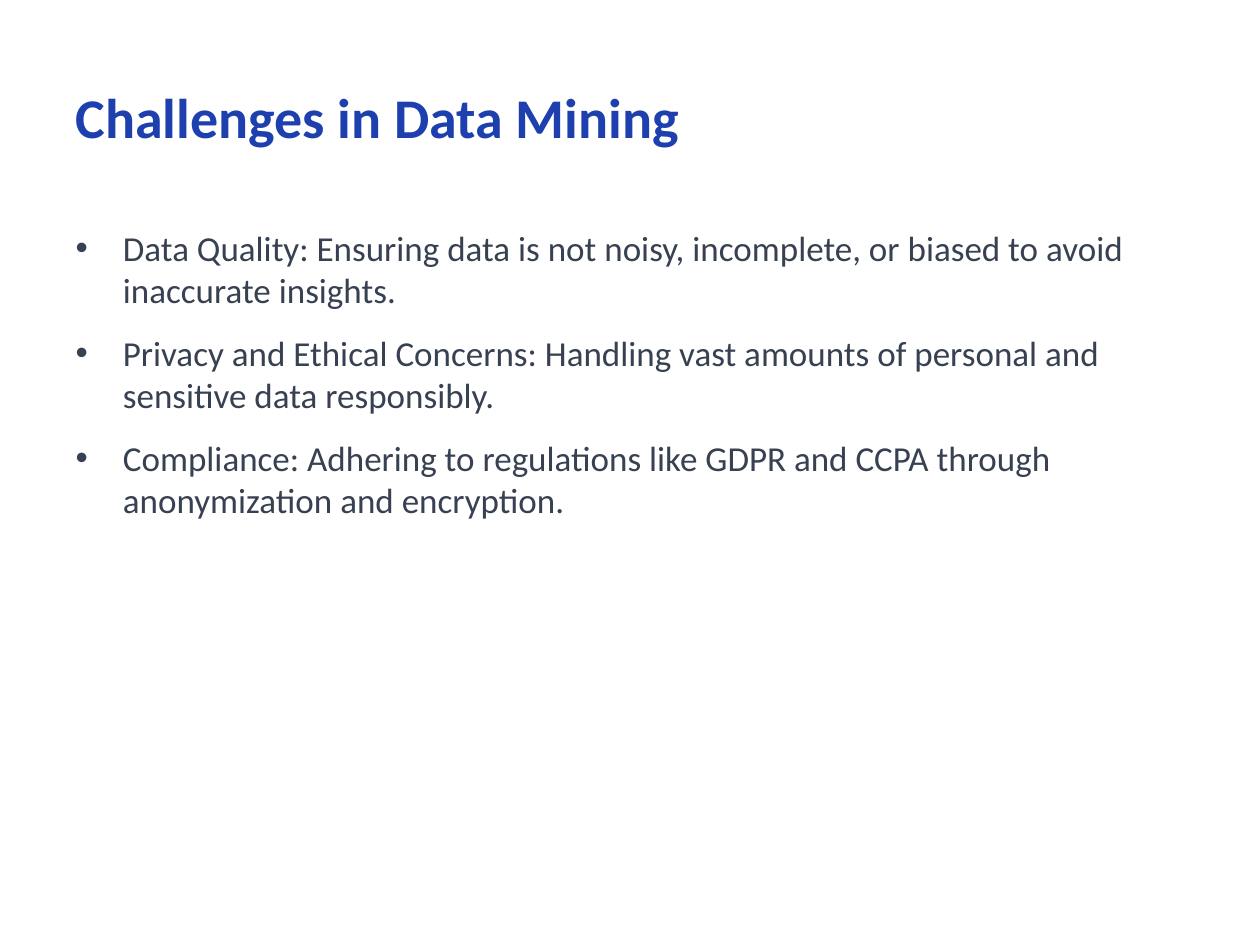
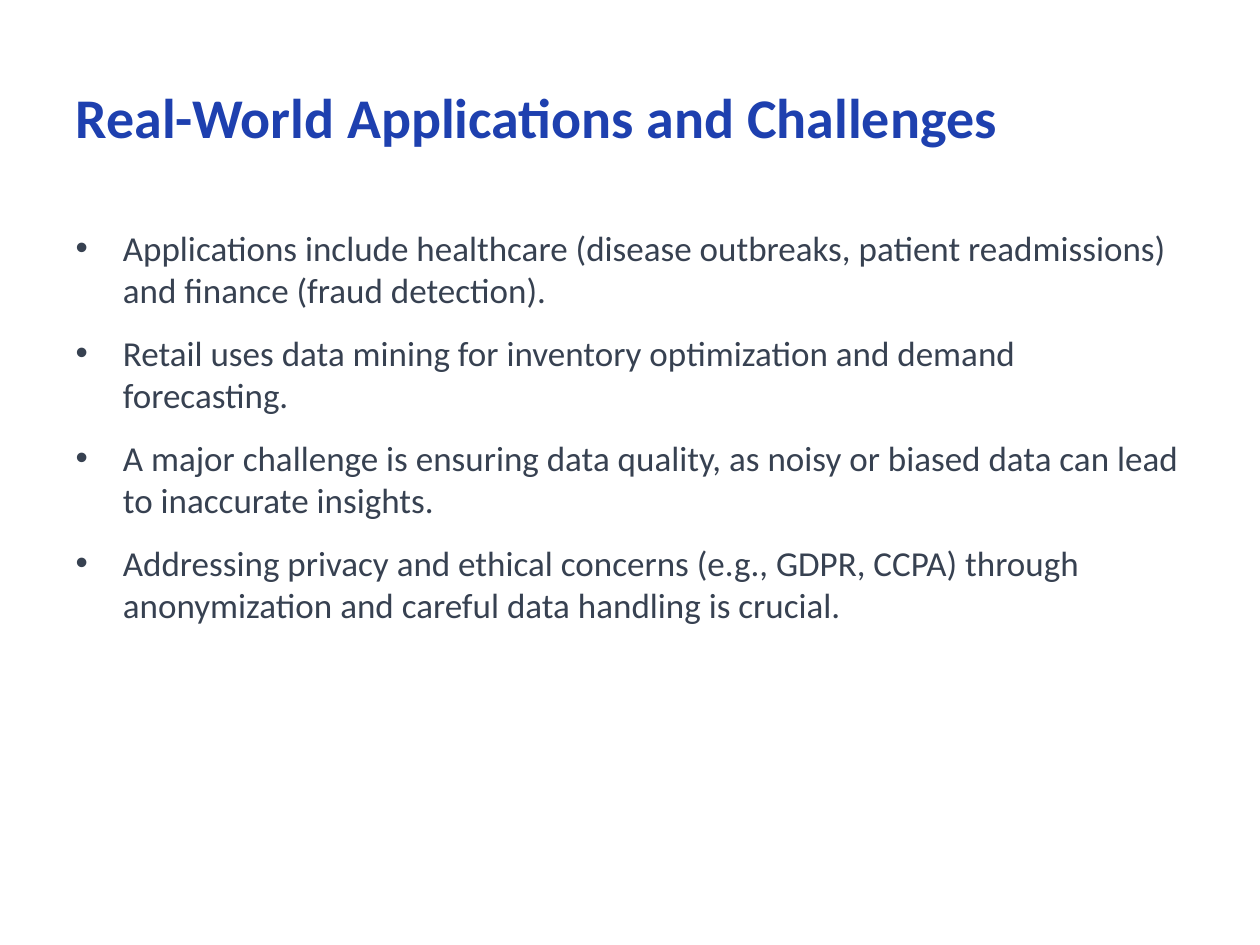
Before and after one commit to CodeByMonil/Lecture-Notes-Processor, a slide deck: slide 9 of outputs/slides/monil_Data-mining.pptx. Drawn at 1260x945 pixels with LibreOffice and Linux fonts; fonts in the diff are those of the drawing. Boxes give left, top, right and bottom in pixels: in the first picture for what was removed or moved away, otherwise in the second. Text is boxed around its words. In the diff, an @@ line names an element or a change of style, - is before the commit and + after.

```diff
--- a/outputs/slides/monil_Data-mining.pptx
+++ b/outputs/slides/monil_Data-mining.pptx
@@ title at [76,98,996,148]: text changed @@
-Challenges in Data Mining
+Real-World Applications and Challenges
@@ text at [123,235,1178,624]: text changed @@
-• Data Quality: Ensuring data is not noisy, incomplete, or biased to avoid inaccurate insights.
-• Privacy and Ethical Concerns: Handling vast amounts of personal and sensitive data responsibly.
-• Compliance: Adhering to regulations like GDPR and CCPA through anonymization and encryption.
+• Applications include healthcare (disease outbreaks, patient readmissions) and finance (fraud detection).
+• Retail uses data mining for inventory optimization and demand forecasting.
+• A major challenge is ensuring data quality, as noisy or biased data can lead to inaccurate insights.
+• Addressing privacy and ethical concerns (e.g., GDPR, CCPA) through anonymization and careful data handling is crucial.
```
Also in this commit, not shown: 8 other slides changed, 1 slide added, 1 slide removed, 16 other files.
